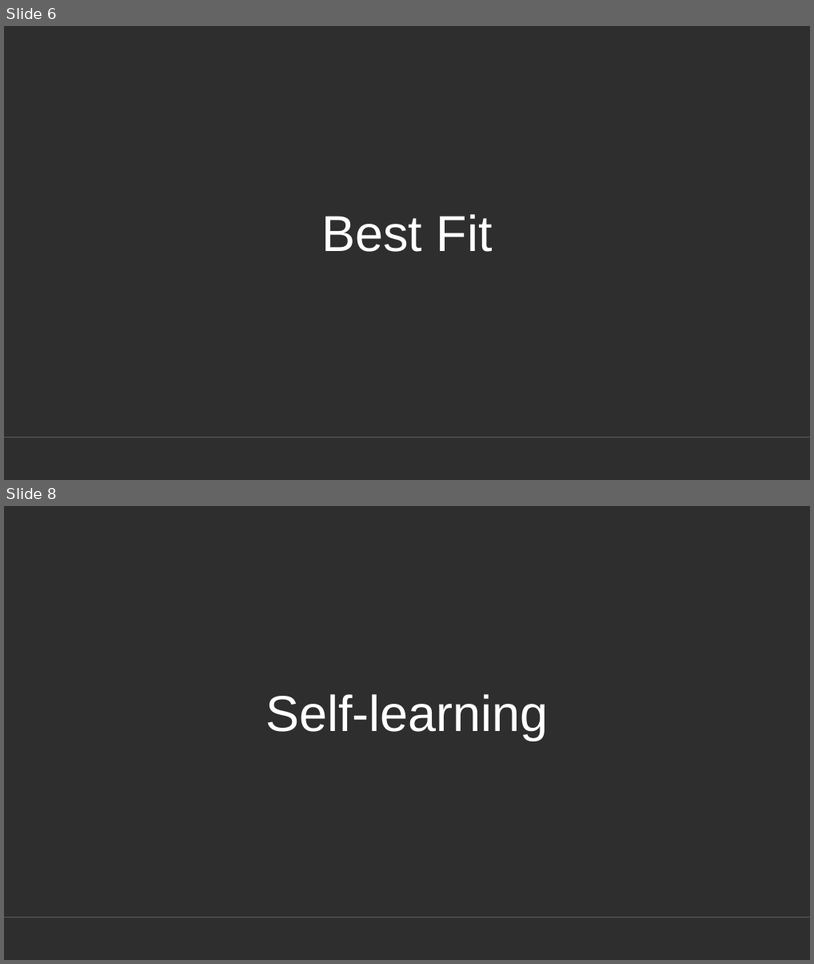
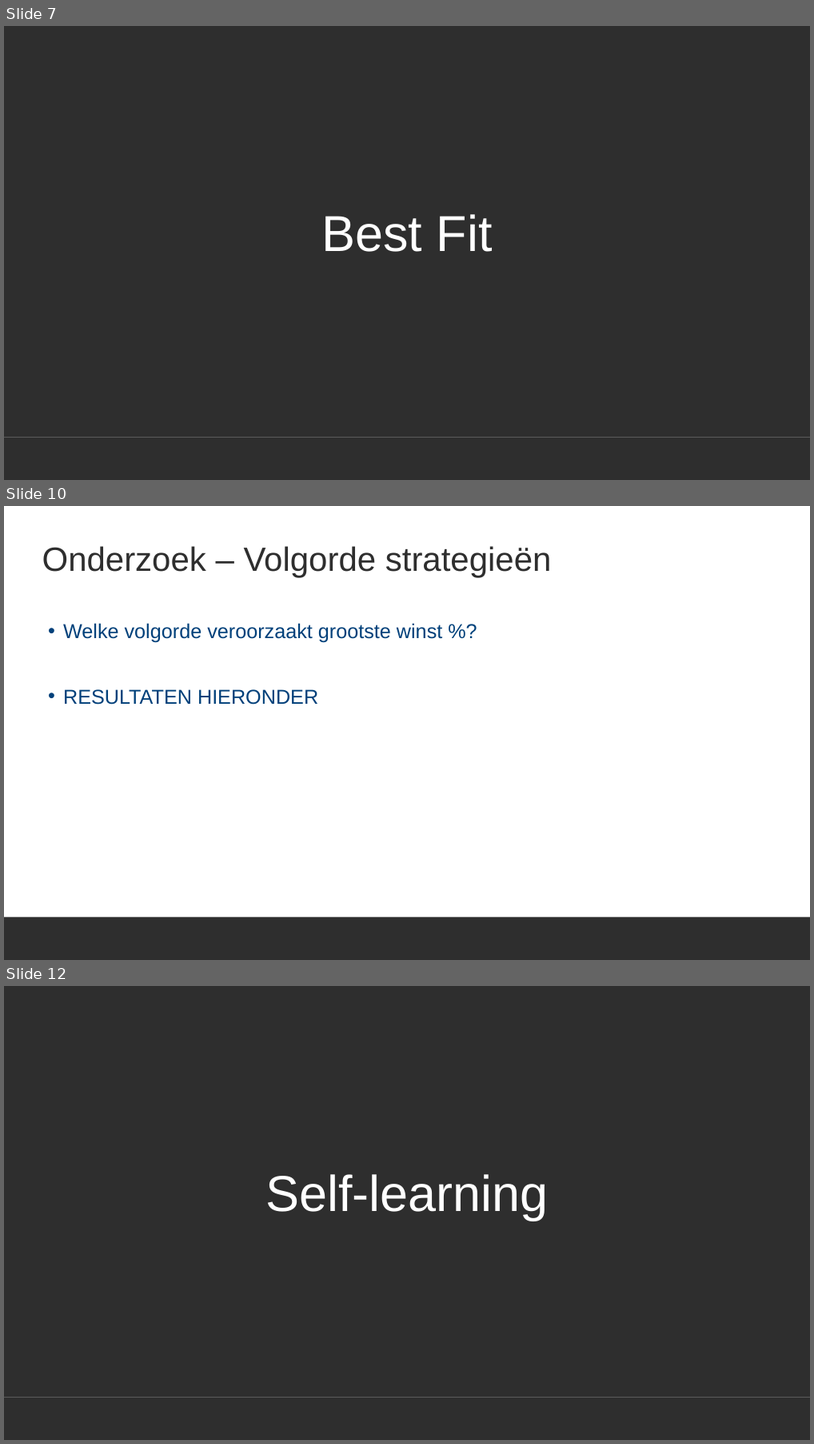
Before and after one commit to ro-per/PylosGamingBot, a slide deck: Presentation.pptx. Shown one above the other, each under a label of ours: slides 6 and 8 before the commit, slides 7, 10 and 12 after it; the slides between them are not shown. The pictures are 814x964 and 814x1444 pixels, drawn with LibreOffice and Linux fonts; fonts in the diff are those of the drawing; background and template pictures are left out. Boxes give left, top, right and bottom in pixels: in the first picture for what was removed or moved away, otherwise in the second. Text is boxed around its words. In the diff, an @@ line names an element or a change of style, - is before the commit and + after.

```diff
--- a/Presentation.pptx
+++ b/Presentation.pptx
@@ slide 10 added at (4, 506, 810, 960), background #FFFFFF; not listed: 1 template element that a slide beside it also shows @@
@@ title added at (42, 546, 552, 578), 40 pt, text #2E2E2E @@
+Onderzoek – Volgorde strategieën
@@ text added at (63, 623, 442, 704), 24 pt, text #00407A @@
+• Welke volgorde veroorzaakt grootste winst %?
+• RESULTATEN HIERONDER
@@ what was slide 6 is now slide 7 @@
@@ what was slide 8 is now slide 12 @@
```
Also in this commit, not shown: 4 slides changed, 5 other slides added, 1 slide removed.
